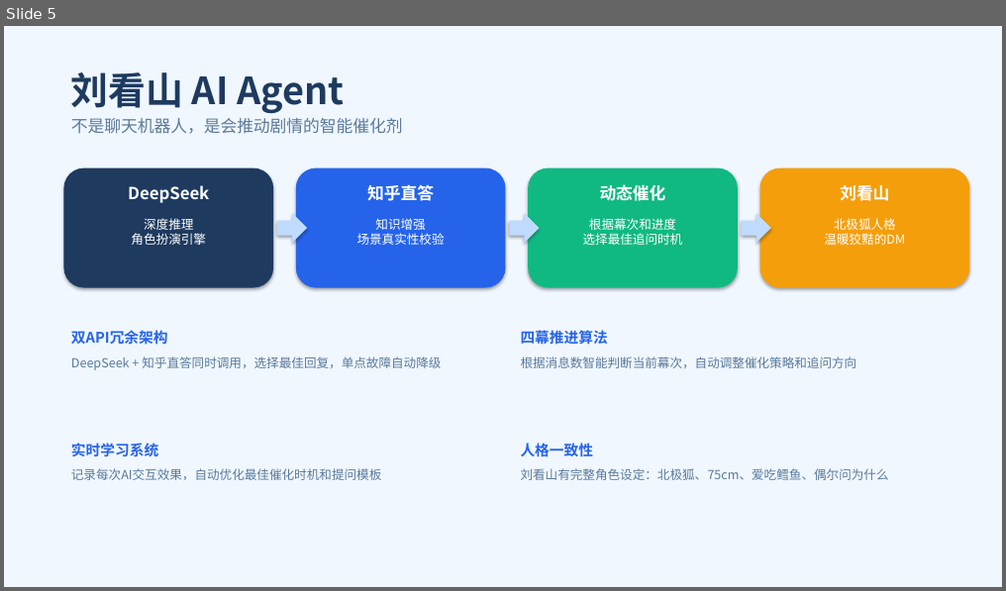
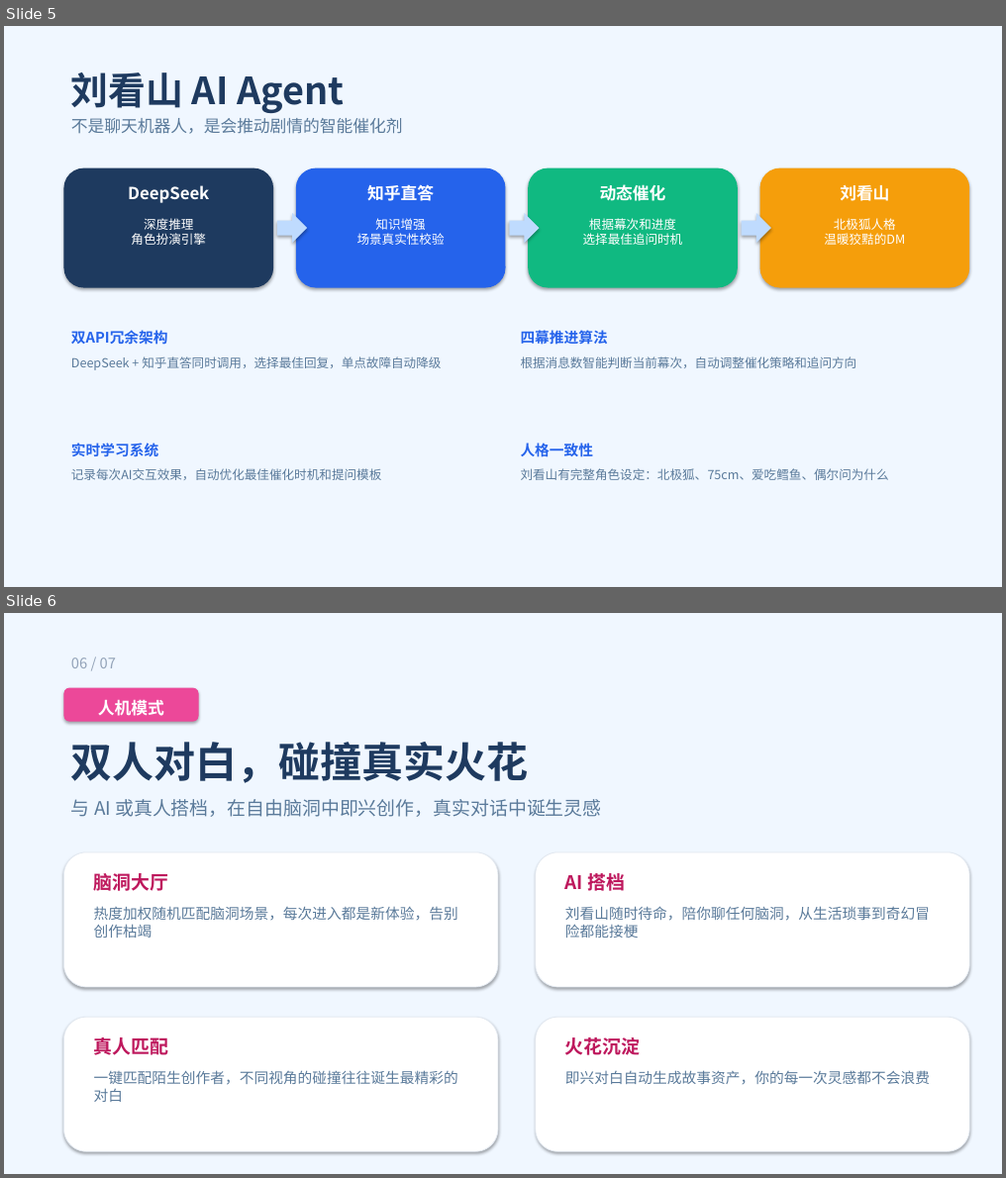
Before and after one commit to qunxiang-xinghuo/qunxiang-xinghuo, a slide deck: docs/qunxiang.pptx. Shown one above the other, each under a label of ours: slide 5 before the commit, slides 5 and 6 after it. The pictures are 1006x591 and 1006x1178 pixels, drawn with LibreOffice and Linux fonts; fonts in the diff are those of the drawing. Boxes give left, top, right and bottom in pixels: in the first picture for what was removed or moved away, otherwise in the second. Text is boxed around its words. In the diff, an @@ line names an element or a change of style, - is before the commit and + after.

```diff
--- a/docs/qunxiang.pptx
+++ b/docs/qunxiang.pptx
@@ slide 6 added at (4,613,1002,1174), background #FFFFFF @@
@@ rectangle added at (4,613,1002,1174), fill #F0F7FF @@
@@ text added at (71,658,116,668), 14 pt, text #93A3B8 @@
+06 / 07
@@ rounded rectangle added at (63,688,199,722), fill #EC4899 @@
@@ text added at (98,699,164,716), 16 pt, text #FFFFFF, bold @@
+人机模式
@@ text added at (71,742,529,783), 40 pt, text #1E3A5F, bold @@
+双人对白，碰撞真实火花
@@ text added at (71,799,601,817), 18 pt, text #5A7A9A @@
+与 AI 或真人搭档，在自由脑洞中即兴创作，真实对话中诞生灵感
@@ rounded rectangle added at (63,853,498,987), fill #FFFFFF, outline #E2E8F0 0.75 pt @@
@@ text added at (94,873,169,891), 18 pt, text #BE185D, bold @@
+脑洞大厅
@@ rounded rectangle added at (536,853,969,987), fill #FFFFFF, outline #E2E8F0 0.75 pt @@
@@ text added at (565,873,626,891), 18 pt, text #BE185D, bold @@
+AI 搭档
@@ text added at (94,906,458,938), 14 pt, text #5A7A9A @@
+热度加权随机匹配脑洞场景，每次进入都是新体验，告别创作枯竭
@@ text added at (565,906,930,938), 14 pt, text #5A7A9A @@
+刘看山随时待命，陪你聊任何脑洞，从生活琐事到奇幻冒险都能接梗
@@ rounded rectangle added at (63,1017,498,1152), fill #FFFFFF, outline #E2E8F0 0.75 pt @@
@@ rounded rectangle added at (536,1017,969,1152), fill #FFFFFF, outline #E2E8F0 0.75 pt @@
@@ text added at (94,1038,169,1056), 18 pt, text #BE185D, bold @@
+真人匹配
@@ text added at (565,1038,641,1056), 18 pt, text #BE185D, bold @@
+火花沉淀
@@ text added at (94,1070,458,1102), 14 pt, text #5A7A9A @@
+一键匹配陌生创作者，不同视角的碰撞往往诞生最精彩的对白
@@ text added at (565,1070,930,1084), 14 pt, text #5A7A9A @@
+即兴对白自动生成故事资产，你的每一次灵感都不会浪费
```
Also in this commit, not shown: 1 slide changed, 5 other files.
